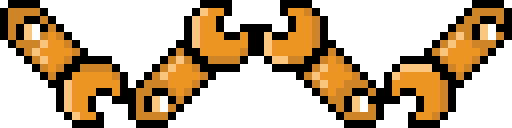
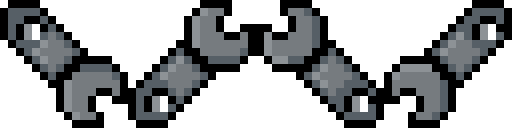
Layers edited between the first and the second 512 x 128 image:
painted on "Calque 8" over (x1=8, y1=8, x2=504, y2=120)
removed layer "Calque 7" over (x1=264, y1=8, x2=376, y2=120)
removed layer "Calque 6" over (x1=136, y1=8, x2=248, y2=120)
removed layer "Calque 5" over (x1=8, y1=8, x2=120, y2=120)
